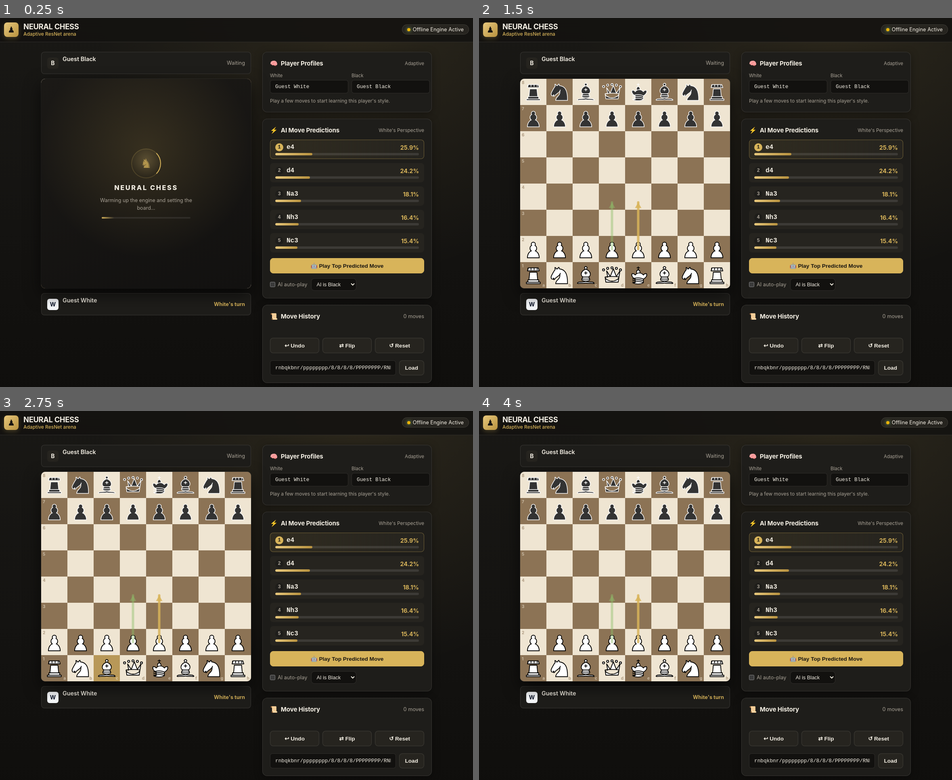
Above: before the commit, frames 1-4 (two rows, left to right).
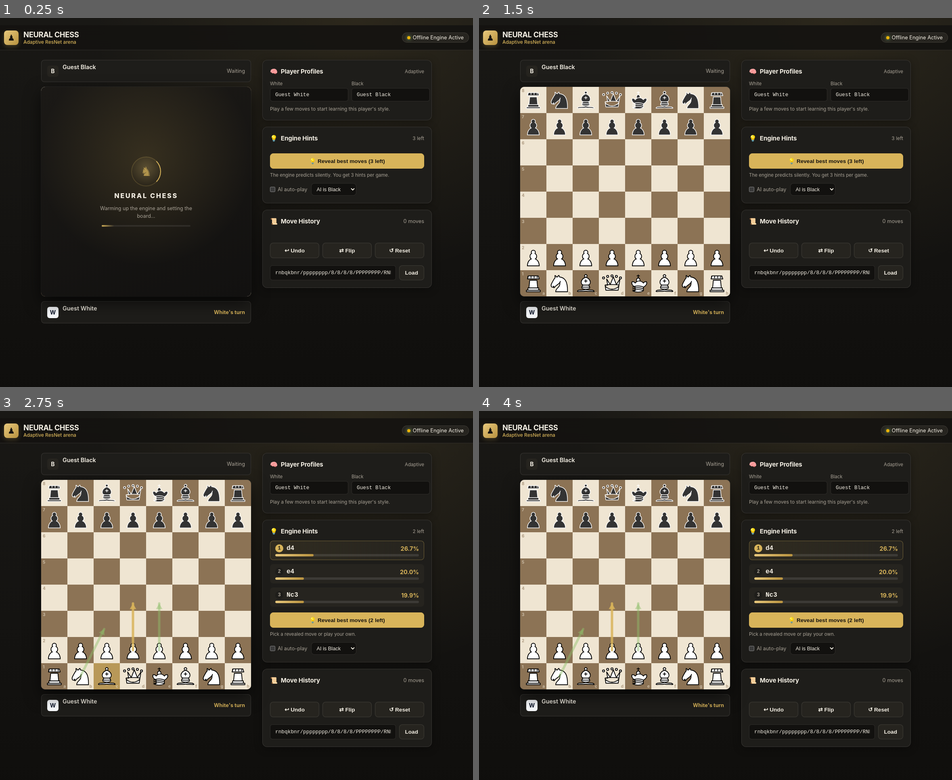
Above: after the commit, the same moments.

Repository: YeJetiodidier/chess_game
Game: browser game, page index.html
Two runs of this game, one before a commit and one after it. Both use one fixed random seed, a clock stepped at 60 frames per second and the inputs below.
Inputs (mouse positions are in pixels of both pictures, inside the frame that each line leads up to; where the layout moved, square brackets give the same spot in the first picture):
- Up to frame 1 (0.25 s): no input
- Up to frame 2 (1.5 s): click (611, 206) [611, 195] at 1.27 s
- Up to frame 3 (2.75 s): drag from (184, 518) [184, 510] to (184, 495) at 1.87 s; click (345, 554) at 2.02 s, where only the run after the commit has a clickable "💡 Reveal best moves (3 left)"; drag from (108, 676) [108, 669] to (108, 720) at 2.47 s
- Up to frame 4 (4 s): click (535, 676) [535, 669] at 3.07 s; click (639, 625) [639, 617] at 3.67 s

The runs differ from the first frame. In frame 1, 7.7% of the frame differs, in the area x 0-100%, y 1-99%; in frame 2, 19%; in frame 3, 19%; in frame 4, 19%.

Commit message:
Update frontend and backend: Streamlit UI, live server, Vercel DB integration, and config

Diff:
--- a/index.html
+++ b/index.html
@@ -1,5 +1,7 @@
+r
 <!DOCTYPE html>
 <html lang="en">
+
 <head>
   <meta charset="UTF-8">
   <meta name="viewport" content="width=device-width, initial-scale=1.0, viewport-fit=cover">
@@ -301,6 +303,7 @@
       justify-content: center;
       font-size: 0;
       cursor: pointer;
+      touch-action: manipulation;
     }
 
     .square.light {
@@ -344,7 +347,8 @@
       pointer-events: none;
     }
 
-    .coord-rank, .coord-file {
+    .coord-rank,
+    .coord-file {
       position: absolute;
       font-size: 10px;
       font-weight: 700;
@@ -362,11 +366,13 @@
       right: 4px;
     }
 
-    .square.light .coord-rank, .square.light .coord-file {
+    .square.light .coord-rank,
+    .square.light .coord-file {
       color: var(--board-dark);
     }
 
-    .square.dark .coord-rank, .square.dark .coord-file {
+    .square.dark .coord-rank,
+    .square.dark .coord-file {
       color: var(--board-light);
     }
 
@@ -376,6 +382,7 @@
       cursor: grab;
       transition: transform 0.08s ease;
       pointer-events: auto;
+      touch-action: manipulation;
     }
 
     .piece:active {
@@ -546,24 +553,43 @@
     }
 
     @keyframes loaderSpin {
-      to { transform: rotate(360deg); }
+      to {
+        transform: rotate(360deg);
+      }
     }
 
     @keyframes loaderBreathe {
-      0%, 100% { opacity: 0.65; transform: scale(0.96); }
-      50% { opacity: 1; transform: scale(1.04); }
+
+      0%,
+      100% {
+        opacity: 0.65;
+        transform: scale(0.96);
+      }
+
+      50% {
+        opacity: 1;
+        transform: scale(1.04);
+      }
     }
 
     @keyframes loaderSlide {
-      0% { left: -45%; }
-      100% { left: 100%; }
+      0% {
+        left: -45%;
+      }
+
+      100% {
+        left: 100%;
+      }
     }
 
     @keyframes shimmer {
-      100% { transform: translateX(100%); }
+      100% {
+        transform: translateX(100%);
+      }
     }
 
     @media (prefers-reduced-motion: reduce) {
+
       .loader-emblem::before,
       .loader-piece,
       .loader-bar::after,
@@ -646,6 +672,18 @@
       margin-top: 8px;
     }
 
+    .btn:disabled {
+      opacity: 0.45;
+      cursor: not-allowed;
+    }
+
+    .hint-note {
+      margin-top: 8px;
+      font-size: 0.72rem;
+      color: var(--text-muted);
+      line-height: 1.4;
+    }
+
     /* FEN Input Area */
     .fen-input-wrapper {
       display: flex;
@@ -761,6 +799,7 @@
         align-items: center;
         justify-content: flex-start;
       }
+
       .sidebar {
         width: 520px;
         max-width: 90vw;
@@ -772,9 +811,7 @@
         position: sticky;
         top: 0;
         z-index: 40;
-        padding: calc(8px + env(safe-area-inset-top))
-          calc(12px + env(safe-area-inset-right)) 8px
-          calc(12px + env(safe-area-inset-left));
+        padding: calc(8px + env(safe-area-inset-top)) calc(12px + env(safe-area-inset-right)) 8px calc(12px + env(safe-area-inset-left));
       }
 
       .logo-area {
@@ -816,9 +853,7 @@
         gap: 10px;
         max-width: none;
         min-height: 0;
-        padding: 10px calc(10px + env(safe-area-inset-right))
-          calc(78px + env(safe-area-inset-bottom))
-          calc(10px + env(safe-area-inset-left));
+        padding: 10px calc(10px + env(safe-area-inset-right)) calc(78px + env(safe-area-inset-bottom)) calc(10px + env(safe-area-inset-left));
       }
 
       .board-container {
@@ -989,6 +1024,7 @@
     }
   </style>
 </head>
+
 <body data-mobile-view="board">
 
   <header>
@@ -1023,7 +1059,8 @@
         <canvas id="arrow-canvas" width="520" height="520"></canvas>
         <div class="chessboard" id="board"></div>
 
-        <div class="board-loader" id="board-loader" role="status" aria-live="polite" aria-label="Preparing the chessboard">
+        <div class="board-loader" id="board-loader" role="status" aria-live="polite"
+          aria-label="Preparing the chessboard">
           <div class="loader-emblem">
             <span class="loader-piece" aria-hidden="true">&#9822;</span>
           </div>
@@ -1073,11 +1110,13 @@
         <div style="display:flex; gap:8px;">
           <div style="flex:1">
             <div style="font-size:0.72rem; color:var(--text-muted); margin-bottom:4px">White</div>
-            <input type="text" class="fen-input" id="white-player" list="profile-list" spellcheck="false" value="Guest White">
+            <input type="text" class="fen-input" id="white-player" list="profile-list" spellcheck="false"
+              value="Guest White">
           </div>
           <div style="flex:1">
             <div style="font-size:0.72rem; color:var(--text-muted); margin-bottom:4px">Black</div>
-            <input type="text" class="fen-input" id="black-player" list="profile-list" spellcheck="false" value="Guest Black">
+            <input type="text" class="fen-input" id="black-player" list="profile-list" spellcheck="false"
+              value="Guest Black">
           </div>
         </div>
         <datalist id="profile-list"></datalist>
@@ -1086,29 +1125,30 @@
         </div>
       </div>
 
-      <!-- Prediction Card -->
+      <!-- Engine Hints Card -->
       <div class="card coach-panel">
         <div class="card-header">
           <div class="card-title">
-            <span class="card-title-icon">⚡</span>
-            <span>AI Move Predictions</span>
+            <span class="card-title-icon">💡</span>
+            <span>Engine Hints</span>
           </div>
-          <span style="font-size:0.75rem; color:var(--text-muted)" id="pred-perspective">White's Turn</span>
+          <span style="font-size:0.75rem; color:var(--text-muted)" id="hints-left">3 left</span>
         </div>
 
-        <div class="prediction-list" id="prediction-container">
-          <!-- Dynamically populated -->
-        </div>
-
-        <button class="btn btn-primary btn-block" id="btn-play-ai" style="margin-top:14px">
-          🤖 Play Top Predicted Move
+        <div class="prediction-list" id="prediction-container"></div>
+
+        <button class="btn btn-primary btn-block" id="btn-hint" style="margin-top:14px">
+          💡 Reveal best moves (3 left)
         </button>
+        <div class="hint-note" id="hint-note">The engine predicts silently. You get 3 hints per game.</div>
 
         <div style="display:flex; align-items:center; gap:10px; margin-top:12px; flex-wrap:wrap;">
-          <label style="display:flex; align-items:center; gap:6px; font-size:0.8rem; color:var(--text-muted); cursor:pointer;">
+          <label
+            style="display:flex; align-items:center; gap:6px; font-size:0.8rem; color:var(--text-muted); cursor:pointer;">
             <input type="checkbox" id="ai-auto"> AI auto-play
           </label>
-          <select id="ai-side" style="background:#12110F; color:var(--text-main); border:1px solid var(--border-color); border-radius:8px; padding:6px 8px; font-size:0.8rem;">
+          <select id="ai-side"
+            style="background:#12110F; color:var(--text-main); border:1px solid var(--border-color); border-radius:8px; padding:6px 8px; font-size:0.8rem;">
             <option value="b">AI is Black</option>
             <option value="w">AI is White</option>
             <option value="both">AI plays both</option>
@@ -1479,20 +1519,20 @@
             // Castling
             if (us === 'w' && sq === 60) {
               if (this.castling.includes('K') && !this.board[61] && !this.board[62] &&
-                  !this.isSquareAttacked(60, 'b') && !this.isSquareAttacked(61, 'b') && !this.isSquareAttacked(62, 'b')) {
+                !this.isSquareAttacked(60, 'b') && !this.isSquareAttacked(61, 'b') && !this.isSquareAttacked(62, 'b')) {
                 moves.push({ from: 60, to: 62, isCastle: true });
               }
               if (this.castling.includes('Q') && !this.board[59] && !this.board[58] && !this.board[57] &&
-                  !this.isSquareAttacked(60, 'b') && !this.isSquareAttacked(59, 'b') && !this.isSquareAttacked(58, 'b')) {
+                !this.isSquareAttacked(60, 'b') && !this.isSquareAttacked(59, 'b') && !this.isSquareAttacked(58, 'b')) {
                 moves.push({ from: 60, to: 58, isCastle: true });
               }
             } else if (us === 'b' && sq === 4) {
               if (this.castling.includes('k') && !this.board[5] && !this.board[6] &&
-                  !this.isSquareAttacked(4, 'w') && !this.isSquareAttacked(5, 'w') && !this.isSquareAttacked(6, 'w')) {
+                !this.isSquareAttacked(4, 'w') && !this.isSquareAttacked(5, 'w') && !this.isSquareAttacked(6, 'w')) {
                 moves.push({ from: 4, to: 6, isCastle: true });
               }
               if (this.castling.includes('q') && !this.board[3] && !this.board[2] && !this.board[1] &&
-                  !this.isSquareAttacked(4, 'w') && !this.isSquareAttacked(3, 'w') && !this.isSquareAttacked(2, 'w')) {
+                !this.isSquareAttacked(4, 'w') && !this.isSquareAttacked(3, 'w') && !this.isSquareAttacked(2, 'w')) {
                 moves.push({ from: 4, to: 2, isCastle: true });
               }
             }
@@ -1640,6 +1680,10 @@
     // ---- Online per-player learning -------------------------------------
     const DEFAULT_WHITE = 'Guest White';
     const DEFAULT_BLACK = 'Guest Black';
+    const HINTS_PER_GAME = 3;
+    let hintsLeft = HINTS_PER_GAME;
+    let hintActive = false;
+    let hintPending = false;
     let serverAvailable = false;
     let resultReported = false;
     let gamePersisted = false;
@@ -1653,6 +1697,12 @@
       const el = document.getElementById(color === 'w' ? 'white-player' : 'black-player');
       const value = (el && el.value ? el.value : '').trim();
       return value || (color === 'w' ? DEFAULT_WHITE : DEFAULT_BLACK);
+    }
+
+    function escapeHtml(value) {
+      return String(value == null ? '' : value).replace(/[&<>"']/g, ch => ({
+        '&': '&amp;', '<': '&lt;', '>': '&gt;', '"': '&quot;', "'": '&#39;'
+      }[ch]));
     }
 
     function currentPlayerName() {
@@ -1701,7 +1751,7 @@
         return;
       }
       box.innerHTML =
-        `<b style="color:var(--text-main)">${stats.name}</b> · ${stats.moves || 0} moves<br>` +
+        `<b style="color:var(--text-main)">${escapeHtml(stats.name)}</b> · ${stats.moves || 0} moves<br>` +
         `${stats.games || 0} games (${stats.wins || 0}W / ${stats.losses || 0}L / ${stats.draws || 0}D) · ` +
         `${stats.updates || 0} learning updates`;
     }
@@ -1775,7 +1825,6 @@
       const result = winner === 'draw'
         ? 'draw'
         : ((winner === 'white' ? 'w' : 'b') === userColor ? 'win' : 'loss');
-      gamePersisted = true;
       try {
         await postJson('/api/game', {
           gameId,
@@ -1789,7 +1838,11 @@
           opponent: CHESS_CONFIG.opponentName || 'Neural AI',
           userColor
         });
-      } catch (e) { /* server offline */ }
+        gamePersisted = true;
+      } catch (e) {
+        const sub = document.getElementById('result-sub');
+        if (sub) sub.textContent += ' · Game not saved (API unreachable).';
+      }
     }
 
     async function reportResultIfNeeded() {
@@ -1813,11 +1866,42 @@
       refreshProfileList();
     }
 
+    function updateHintControls() {
+      const btn = document.getElementById('btn-hint');
+      const count = document.getElementById('hints-left');
+      const note = document.getElementById('hint-note');
+      if (count) count.textContent = `${hintsLeft} left`;
+      if (btn) {
+        btn.disabled = hintPending || hintsLeft <= 0 || aiIsTurn() || game.getLegalMoves().length === 0;
+        btn.textContent = hintsLeft > 0
+          ? `💡 Reveal best moves (${hintsLeft} left)`
+          : '💡 No hints left';
+      }
+      if (note) {
+        note.textContent = hintsLeft <= 0
+          ? 'No hints left this game.'
+          : hintActive
+            ? 'Pick a revealed move or play your own.'
+            : 'The engine predicts silently. You get 3 hints per game.';
+      }
+    }
+
+    function clearRevealedHints() {
+      hintActive = false;
+      const container = document.getElementById('prediction-container');
+      if (container) container.innerHTML = '';
+      clearArrows();
+      updateHintControls();
+    }
+
     function startNewGame() {
       gameId = newGameId();
       resultReported = false;
       gamePersisted = false;
       aiBudget = 400;
+      hintsLeft = HINTS_PER_GAME;
+      hintPending = false;
+      clearRevealedHints();
       const resultModal = document.getElementById('result-modal');
       if (resultModal) resultModal.style.display = 'none';
     }
@@ -2097,7 +2181,7 @@
       const fenBefore = game.toFen();
       const moveColor = game.turn;
       const uci = game.sqToAlgebraic(move.from) + game.sqToAlgebraic(move.to) +
-                  (move.promo || '');
+        (move.promo || '');
       move.san = game.moveToSan(move);
       lastMove = move;
       game.makeMove(move, true);
@@ -2109,6 +2193,7 @@
       }
 
       clearSelection();
+      clearRevealedHints();
       recordMove(fenBefore, uci, moveColor);
       renderBoard();
       reportResultIfNeeded();
@@ -2160,7 +2245,7 @@
       document.getElementById('status-white').style.color = turnW ? "var(--accent)" : "var(--text-muted)";
       document.getElementById('status-black').textContent = !turnW ? statusMsg : "Waiting";
       document.getElementById('status-black').style.color = !turnW ? "var(--accent)" : "var(--text-muted)";
-      document.getElementById('pred-perspective').textContent = `${turnW ? 'White' : 'Black'}'s Perspective`;
+      updateHintControls();
       document.getElementById('fen-field').value = game.toFen();
     }
 
@@ -2195,8 +2280,6 @@
     }
 
     // Loading states -------------------------------------------------------
-    let predictionRequestId = 0;
-
     function hideBoardLoader() {
       const loader = document.getElementById('board-loader');
       if (loader) loader.classList.add('is-hidden');
@@ -2222,40 +2305,20 @@
       `;
     }
 
-    // Move Prediction Engine (Communicates with local server if active, or offline heuristic model)
+    // Move Prediction Engine (silent: only the engine consumes these results)
     async function calculatePredictions() {
-      const requestId = ++predictionRequestId;
-      const container = document.getElementById('prediction-container');
-
-      // Show a skeleton immediately on an empty panel, otherwise only if the
-      // request is slow enough that the user would notice the delay.
-      let loadingTimer = null;
-      if (container && container.children.length === 0) {
-        renderPredictionLoading();
-        setBackendLoading(true, 'Thinking…');
-      } else {
-        loadingTimer = setTimeout(() => {
-          if (requestId !== predictionRequestId) return;
-          renderPredictionLoading();
-          setBackendLoading(true, 'Thinking…');
-        }, 140);
-      }
-
       try {
         return await runPredictionModel();
       } finally {
-        if (loadingTimer) clearTimeout(loadingTimer);
-        if (requestId === predictionRequestId) setBackendLoading(false);
+        setBackendLoading(false);
       }
     }
 
     async function runPredictionModel() {
       const fen = game.toFen();
       const legalMoves = game.getLegalMoves();
-      const container = document.getElementById('prediction-container');
 
       if (legalMoves.length === 0) {
-        container.innerHTML = '<div style="color:var(--text-muted); padding:12px; text-align:center">No legal moves available.</div>';
         clearArrows();
         return [];
       }
@@ -2280,11 +2343,10 @@
           document.getElementById('learn-badge').style.color =
             data.adaptive ? 'var(--success)' : 'var(--text-muted)';
           if (data && data.moves && data.moves.length > 0) {
-            renderPredictionList(data.moves);
             document.getElementById('backend-dot').style.background = 'var(--success)';
             document.getElementById('backend-text').textContent =
               data.adaptive ? 'Adaptive Model Learning' :
-              (data.model_loaded ? 'Neural Model Active' : 'Server Connected');
+                (data.model_loaded ? 'Neural Model Active' : 'Server Connected');
             return data.moves;
           }
         }
@@ -2327,19 +2389,19 @@
         prob: Math.exp(item.score * 2.5) / expSum
       }));
 
-      renderPredictionList(formatted);
       return formatted;
     }
 
-    function renderPredictionList(predList) {
+    function renderHintList(predList) {
       const container = document.getElementById('prediction-container');
       container.innerHTML = '';
 
       clearArrows();
-      if (predList.length > 0) {
-        drawPredictionArrow(predList[0].move, 'rgba(216, 180, 90, 0.85)');
-        if (predList.length > 1) drawPredictionArrow(predList[1].move, 'rgba(143, 191, 106, 0.45)');
-      }
+      predList.forEach((item, index) => {
+        drawPredictionArrow(item.move, index === 0
+          ? 'rgba(216, 180, 90, 0.85)'
+          : 'rgba(143, 191, 106, 0.45)');
+      });
 
       predList.forEach((item, index) => {
         const percent = Math.round(item.prob * 1000) / 10;
@@ -2415,9 +2477,24 @@
     }
 
     // Event Listeners
-    document.getElementById('btn-play-ai').addEventListener('click', () => {
-      const firstPred = document.querySelector('.prediction-item');
-      if (firstPred) firstPred.click();
+    document.getElementById('btn-hint').addEventListener('click', async () => {
+      if (hintPending || hintsLeft <= 0 || aiIsTurn() || game.getLegalMoves().length === 0) return;
+      hintPending = true;
+      updateHintControls();
+      renderPredictionLoading();
+      try {
+        const predictions = await calculatePredictions();
+        if (predictions.length > 0) {
+          hintsLeft -= 1;
+          hintActive = true;
+          renderHintList(predictions.slice(0, 3));
+        }
+      } catch (e) {
+        clearRevealedHints();
+      } finally {
+        hintPending = false;
+        updateHintControls();
+      }
     });
 
     document.getElementById('ai-auto').addEventListener('change', (e) => {
@@ -2446,6 +2523,7 @@
         game.unmakeMove(lastSnap);
         lastMove = game.history.length > 0 ? game.history[game.history.length - 1].move : null;
         clearSelection();
+        clearRevealedHints();
         recordUndo(lastSnap.prevTurn);
         renderBoard();
       }
@@ -2546,4 +2624,5 @@
     setTimeout(hideBoardLoader, 8000);
   </script>
 </body>
+
 </html>
Not shown, changed: .env.example
